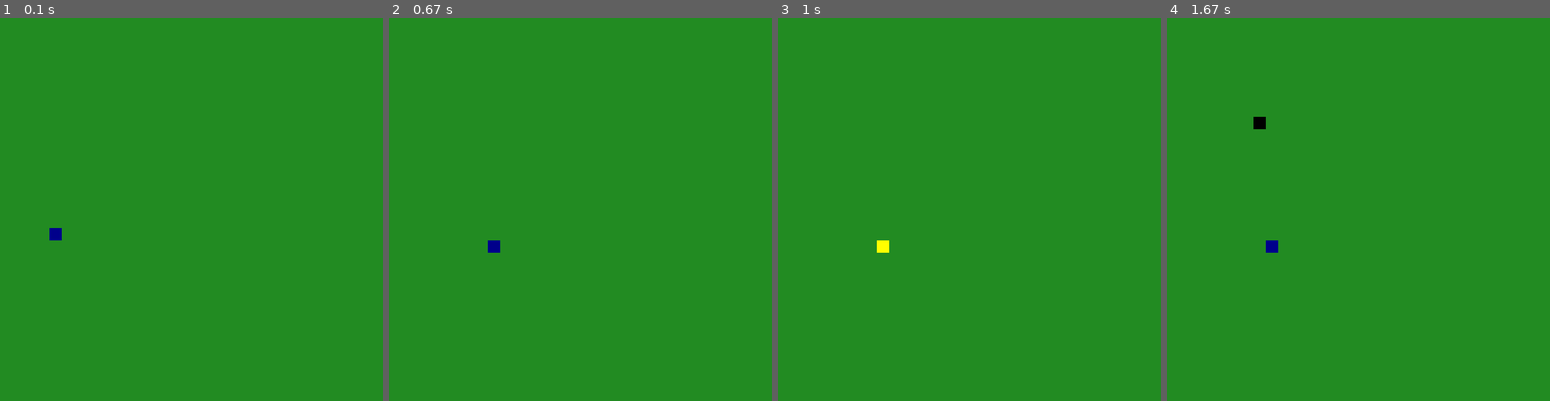
Above: before the commit, frames 1-4 (left to right).
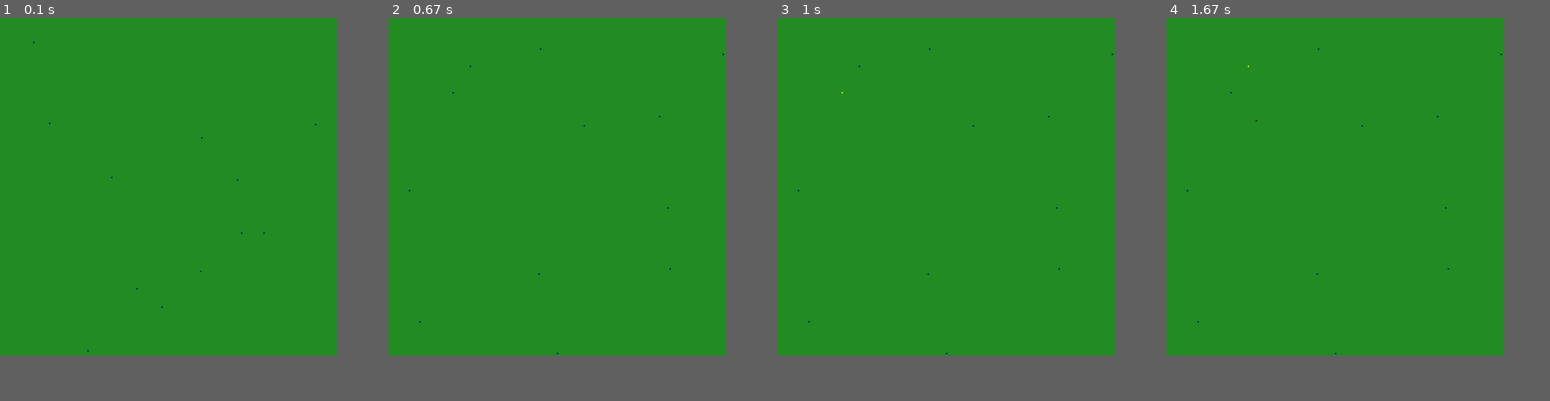
Above: after the commit, the same moments.

Repository: markus-brln/BachelorThesisForestFireControl
Game: pygame game, started from gui/main.py
Same seed, same stepped clock (60 frames per second), same inputs: the game is played once before the commit and once after it.
Inputs (mouse positions are in pixels of both pictures, inside the frame that each line leads up to):
- Up to frame 1 (0.1 s): no input
- Up to frame 2 (0.67 s): hold Backspace from 0.33 s (still down); move the mouse to (546, 201) at 0.37 s
- Up to frame 3 (1 s): release Backspace at 0.8 s; tap Space at 0.83 s
- Up to frame 4 (1.67 s): move the mouse to (1255, 121) at 1.27 s; click (1255, 121) at 1.53 s
The window is 868x868 before the commit and 765x765 after it. Grey fills any space a smaller window leaves; there, only what the larger window draws over its background counts as a difference.

The runs differ from the first frame. In frame 1, 0.1% of the frame differs, in the area x 8-83%, y 6-88%; in frame 2, 0.1%; in frame 3, 0.1%; in frame 4, 0.2%, in the area x 5-88%, y 7-88%.

Commit message:
whole bunch of wind updates

Diff:
--- a/gui/Controller/controller.py
+++ b/gui/Controller/controller.py
@@ -115,6 +115,7 @@
     if event.key == pygame.K_BACKSPACE:
       self.model.discard_episode()
       self.model.start_episode()  ## Return / ENTER to go to next episode
+      self.model.reset_wind()
       self.last_timestep_waypoint_collection = -1
 
     #if event.key == pygame.K_c:
--- a/gui/Model/agent.py
+++ b/gui/Model/agent.py
@@ -29,11 +29,14 @@
     self.waypoint_old = None
     self.model = model
 
-  def timestep(self):
+  def timestep(self, time):
     # M walk towards waypoint (dumb / A-Star) + dig on every step
-    self.move()
-    if self.save_move:
-      self.agent_hist.append(self.position)
+    if time % 2 == 0:
+      self.dig()
+    else:
+      self.move()
+      if self.save_move:
+        self.agent_hist.append(self.position)
 
   def assign_new_waypoint(self, position):
     """Takes a position selected by a mouse click and projects it onto
@@ -59,8 +62,8 @@
 
 
   def dig(self):
-    self.model.dig_firebreak(self)
-
+    # self.model.dig_firebreak(self)
+    self.node.dig_firebreak()
 
   def set_on_fire(self):
     self.dead = True
@@ -72,7 +75,7 @@
     self.prev_node = self.node
     self.position = Direction.find(self)(self.position)
     self.node = self.model.find_node(self.position)
-    self.node.dig_firebreak()
+    # self.node.dig_firebreak()
     self.model.agent_moves(self)
 
 
--- a/gui/Model/model.py
+++ b/gui/Model/model.py
@@ -9,6 +9,8 @@
 import random
 
 # For data generation maybe lose the seed
+from gui.Model.utils import n_wind_speed_levels
+
 random.seed(1)
 
 
@@ -22,7 +24,7 @@
   # Other parameters can be added later
   ## Length: Grid size
   ## Agents: TODO determine: Number of agents or tuples of agent positions
-  def __init__(self, length: int, nr_of_agents: int, radius: int, windspeed, wind_dir=None):
+  def __init__(self, length: int, nr_of_agents: int, radius: int):
     self.firebreaks = set()
     self.waypoints = set()
     self.time = 0
@@ -31,8 +33,10 @@
     self.size = length
     self.centre = (int(length / 2), int(length / 2))
     self.nr_of_agents = nr_of_agents
-    self.wind_dir = wind_dir
-    self.windspeed = windspeed
+    self.wind_dir = self.set_wind_dir()
+    print(self.wind_dir)
+    self.windspeed = 1
+    print("speed: ", self.windspeed)
 
     ## initial properties of this model
     self.agents = []
@@ -49,6 +53,25 @@
     ## Data saving initialization
     self.DataSaver = DataSaver(self)
     self.highlighted_agent = None
+
+  ## Episode Initialization
+  def start_episode(self):
+    self.reset_agents()
+    self.waypoints = set()
+    self.time = 0
+    self.state = State.ONGOING
+
+    for node_row in self.nodes:
+      for node in node_row:
+        node.reset()
+
+    # Start fire in the middle of the map
+    self.firepos.clear()
+    self.set_initial_fire(0)
+    self.firebreaks = set()
+
+    for subscriber in self.subscribers:
+      subscriber.update(UpdateType.RESET)
 
   def init_nodes(self):
     for x in range(self.size):
@@ -84,30 +107,35 @@
   def save_training_run(self):
     self.DataSaver.save_training_run()
 
-  ## Episode Initialization
-  def start_episode(self):
-    self.reset_agents()
-    self.waypoints = set()
-    self.time = 0
-    self.state = State.ONGOING
-
-    for node_row in self.nodes:
-      for node in node_row:
-        node.reset()
-
-    # Start fire in the middle of the map
-    self.firepos.clear()
-    self.set_initial_fire(0)
-    self.firebreaks = set()
-
-    for subscriber in self.subscribers:
-      subscriber.update(UpdateType.RESET)
-
   def set_initial_fire(self, firesize):
     ##TODO if using firesize to start with a larger fire, ignite some neighbours
     x = y = int(self.size / 2)
     centre_node = self.find_node((x, y))
     centre_node.ignite()
+
+  def set_windspeed(self):
+    return random.randint(0, n_wind_speed_levels)
+
+  def set_wind_dir(self):
+    wind_dirs = {0: (Direction.NORTH, Direction.NORTH),
+                 1: (Direction.NORTH, Direction.EAST),
+                 2: (Direction.EAST, Direction.EAST),
+                 3: (Direction.SOUTH, Direction.EAST),
+                 4: (Direction.SOUTH, Direction.SOUTH),
+                 5: (Direction.SOUTH, Direction.WEST),
+                 6: (Direction.WEST, Direction.WEST),
+                 7: (Direction.NORTH, Direction.WEST)}
+    return random.choice(list(wind_dirs.values()))
+
+  def reset_wind(self):
+    self.windspeed = self.set_windspeed()
+    self.wind_dir = self.set_wind_dir()
+    print("windspeed: ", self.windspeed)
+    print(self.wind_dir)
+    for node_row in self.nodes:
+      for node in node_row:
+        node.windspeed = self.windspeed
+        node.wind_dir = self.wind_dir
 
   # Start agents at random positions
   def reset_agents(self):
@@ -165,8 +193,8 @@
         agent.dead = True
         print("agent dies")
         self.agents.remove(agent)
-      if self.time % 3 ==0:
-        agent.timestep()  # walks 1 step towards current waypoint & digs on the way
+      # if self.time % 3 == 0:
+      agent.timestep(self.time)  # walks 1 step towards current waypoint & digs on the way
 
     for node_row in self.nodes:
       for node in node_row:
--- a/gui/Model/node.py
+++ b/gui/Model/node.py
@@ -52,7 +52,7 @@
 
   def set_default_properties(self):
     if self.type == NodeType.GRASS:
-      self.default_props = {"fuel": 20, "temp": 0, "ign_thres": 2.5}
+      self.default_props = {"fuel": 20, "temp": 0, "ign_thres": 2}
     if self.type == NodeType.WATER:
       self.default_props = {"fuel": 0, "temp": 0, "ign_thres": float("inf")}
 
@@ -85,8 +85,7 @@
           heat_spread /= (1 + (self.windspeed / 5))
         elif direction in self.wind_dir:
           if(self.windspeed > 0):
-            heat_spread *= 1 + 10*np.log(self.windspeed)
-            print(heat_spread)
+            heat_spread *= 1 + np.log(self.windspeed)
           else:
             heat_spread = 1
         neighbour.heat_up(heat_spread)
--- a/gui/Model/utils.py
+++ b/gui/Model/utils.py
@@ -1,16 +1,23 @@
 from gui.Model.direction import Direction
+from enum import IntEnum
 import time
+import random
+
+random.seed(0)
+
+
+# WIND values
+windspeed = 0
+wind_dir = []
+n_wind_dirs = 7
+n_wind_speed_levels = 5
 
 # GLOBALS (documented when saving)
-size = 31                              # environment size
-nr_of_agents = 1
-windspeed = 5
-wind_dir = (Direction.NORTH, Direction.NORTH)
-timeframe = 20                          # timeframe in between setting new waypoints
-agentRadius = 4                        # agents spawn in this radius around the fire (it's a box, not a circle, for now, see model.get_random_position())
+size = 255  # environment size
+nr_of_agents = 12
+timeframe = 20  # timeframe in between setting new waypoints
+agentRadius = 30  # agents spawn in this radius around the fire (it's a box, not a circle, for now, see model.get_random_position())
 randseed = time.time()
 
 # OTHER GLOBALS
-n_wind_dirs = 8
-n_wind_speed_levels = 5
 block_size_in_pixels = int(880 / size)
--- a/gui/main.py
+++ b/gui/main.py
@@ -8,13 +8,28 @@
 from View.view import View
 from Controller.controller import Controller
 from Model.utils import *
-
 pygame.init()  ## Initialize Pygame
 pygame.display.set_caption('Only you can prevent Forest Fires!')
 
+random.seed(0)
+
+# def set_wind():
+#   wind_dirs = {0: (Direction.NORTH, Direction.NORTH),
+#                1: (Direction.NORTH, Direction.EAST),
+#                2: (Direction.EAST, Direction.EAST),
+#                3: (Direction.SOUTH, Direction.EAST),
+#                4: (Direction.SOUTH, Direction.SOUTH),
+#                5: (Direction.SOUTH, Direction.WEST),
+#                6: (Direction.WEST, Direction.WEST),
+#                7: (Direction.NORTH, Direction.WEST)}
+#   windspeed = random.randint(0, n_wind_speed_levels)
+#   wind_dir = random.choice(list(wind_dirs.values()))
+#   print("windspeed: ", windspeed)
+#   print(wind_dir)
+
 def main():
   # Initialization
-  environment = Model(size, nr_of_agents, agentRadius, windspeed, wind_dir)   ## Initialize Environment
+  environment = Model(size, nr_of_agents, agentRadius)   ## Initialize Environment
   view = View(environment, block_size_in_pixels)  ## Start View
   controller = Controller(environment, view)      ## Initialize Controller with model and view
 
